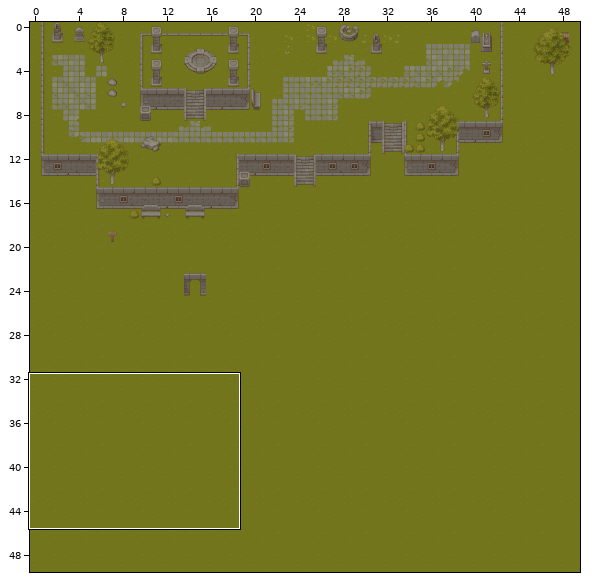
Two versions of a level (Tiled map, Resources/Maps/RebirthTemple/RebirthTemple.tmx). Above: a wide view before the commit, with the close-up outlined.
Close-up. Earlier state:
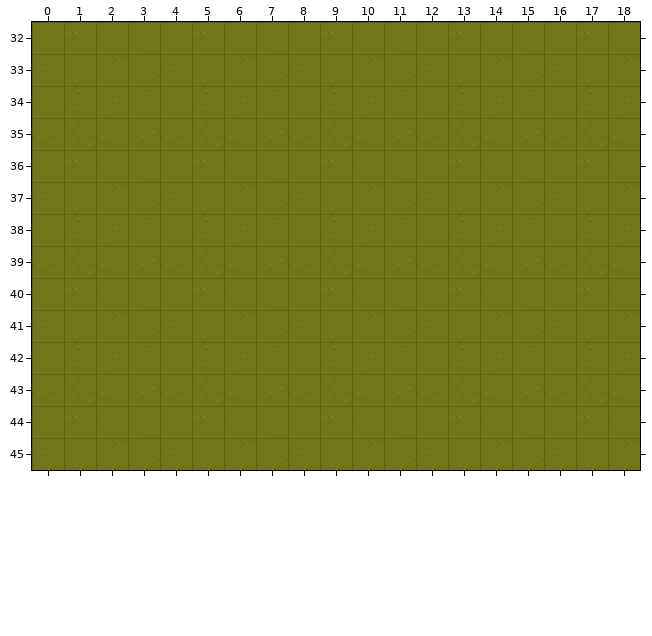
Cells are 32x32 px. Shown: x 0..18, y 32..45. The commit also changed other parts of the map, which this record leaves out.
Once edited:
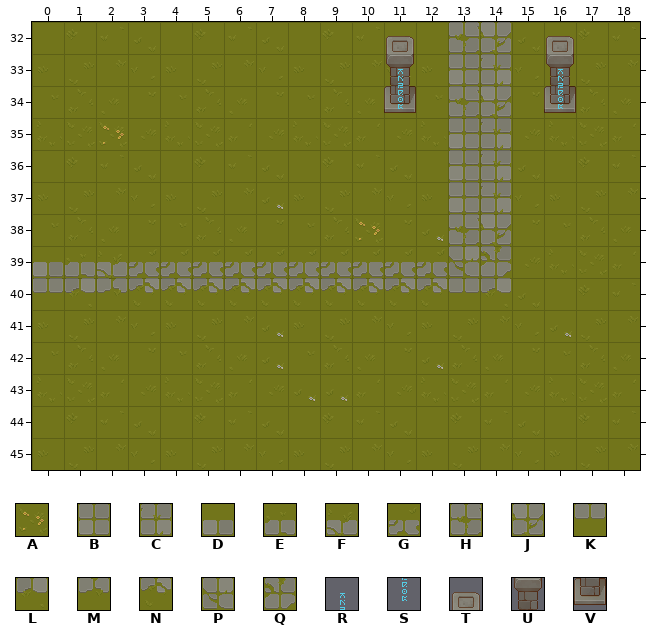
Key: from "RebirthGrass": A 29, B 32, C 33, D 36, E 37, F 38, G 39, H 40, J 41, K 44, L 45, M 46, N 47, P 48, Q 49; from "RebirthItems": R 56, S 72, T 91, U 107, V 123.
_ is an empty cell.
Tiles of an added or newly shown layer are drawn over the layers below it.
The edit:
Layer "Struct":
The author put tile B in row 33 at x 13; in rows 35 to 37 at x 13.
The author put tile C in row 33 at x 14; in rows 35 to 37 at x 14.
The author put tile D in row 39 at x 0.
The author put tile E in row 39 at x 1.
The author put tile F in row 39 at x 2.
The author put tile G in row 39 at x 3 to 12.
The author put tile H in row 32 at x 13; in row 34 at x 13; in row 38 at x 13.
The author put tile J in row 32 at x 14; in row 34 at x 14; in row 38 at x 14.
The author put tile K in row 40 at x 0 and 13.
The author put tile L in row 40 at x 1 and 14.
The author put tile M in row 40 at x 2.
The author put tile N in row 40 at x 3 to 12.
The author put tile P in row 39 at x 13.
The author put tile Q in row 39 at x 14.
The author put tile T in row 32 at x 11 and 16.
The author put tile U in row 33 at x 11 and 16.
The author put tile V in row 34 at x 11 and 16.
Layer "Decoration":
The author put tile A in row 35 at x 2; in row 38 at x 10.
Layer "Magic" (added):
The author put tile R in row 33 at x 11 and 16.
The author put tile S in row 34 at x 11 and 16.
Boxes around the changes in both close-ups, in picture pixels (x1, y1, x2, y2):
added: (33, 22, 511, 308)
added: (544, 36, 576, 113)
